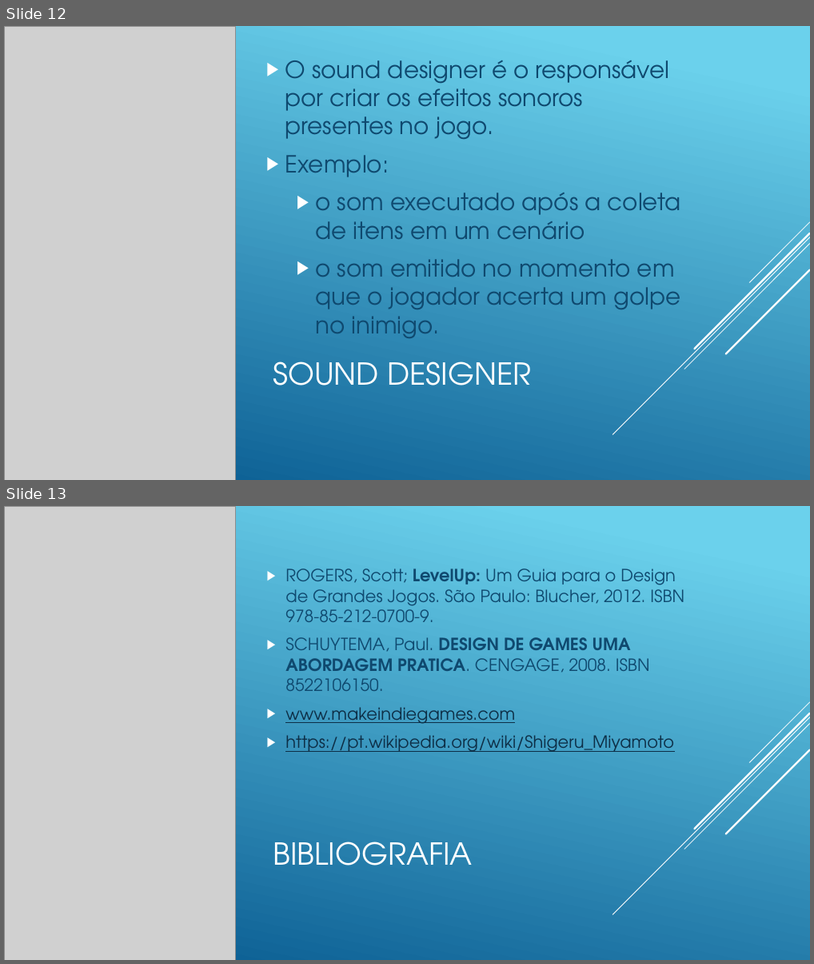
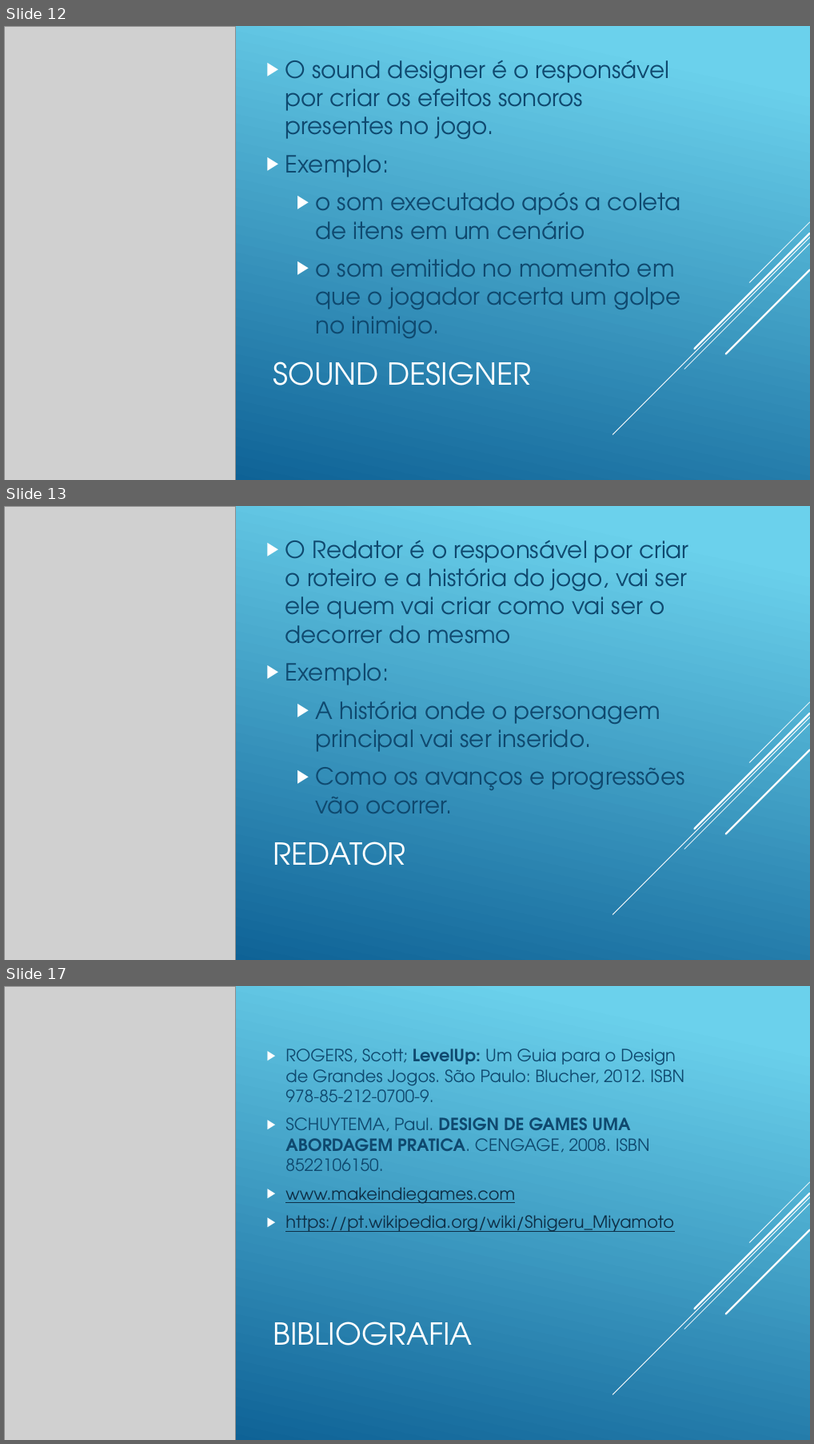
Before and after one commit to dfilitto/AlunosJogosDigitaisSenac, a slide deck: Slides/03 - Pessoas envolvidas na criação de jogos digitais.pptx. Shown one above the other, each under a label of ours: slides 12 and 13 before the commit, slides 12, 13 and 17 after it; the slides between them are not shown. The pictures are 814x964 and 814x1444 pixels, drawn with LibreOffice and Linux fonts; fonts in the diff are those of the drawing; grey boxes stand for pictures. Boxes give left, top, right and bottom in pixels: in the first picture for what was removed or moved away, otherwise in the second. Text is boxed around its words. In the diff, an @@ line names an element or a change of style, - is before the commit and + after.

```diff
--- a/Slides/03 - Pessoas envolvidas na criação de jogos digitais.pptx
+++ b/Slides/03 - Pessoas envolvidas na criação de jogos digitais.pptx
@@ slide 13 added at (4,506,810,960), background gradient #6ED2EB to #06588E @@
@@ picture added at (4,506,236,960) @@
@@ text added at (286,540,690,813), 28 pt, text #0F496F @@
+▶ O Redator é o responsável por criar o roteiro e a história do jogo, vai ser ele quem vai criar como vai ser o decorrer do mesmo
+▶ Exemplo:
+  ▶ A história onde o personagem principal vai ser inserido.
+  ▶ Como os avanços e progressões vão ocorrer.
@@ group added at (613,702,810,914): 5 lines @@
@@ title added at (274,841,406,865), 36 pt, text #FFFFFF @@
+REDATOR
@@ what was slide 13 is now slide 17 @@
```
Also in this commit, not shown: 3 other slides added.
